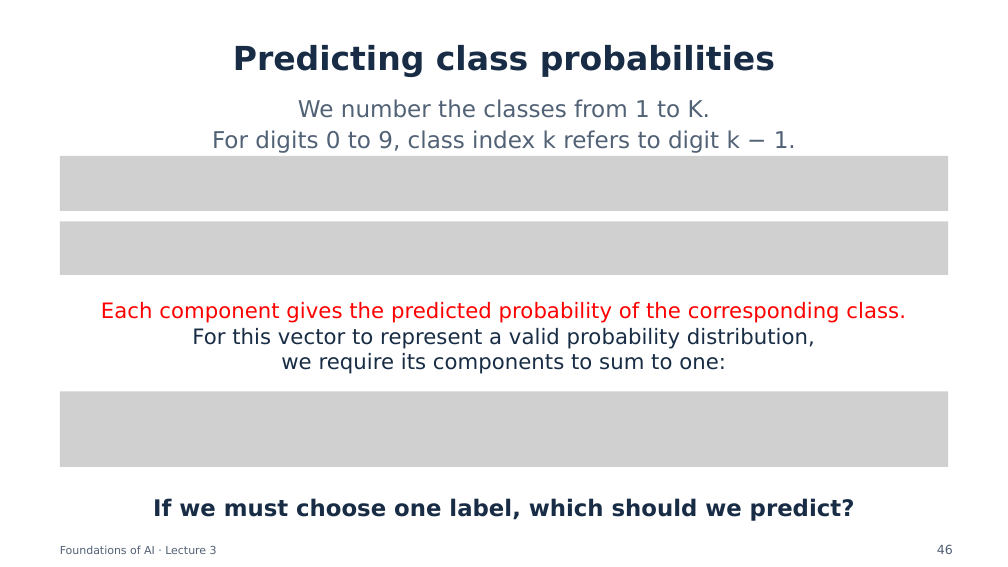
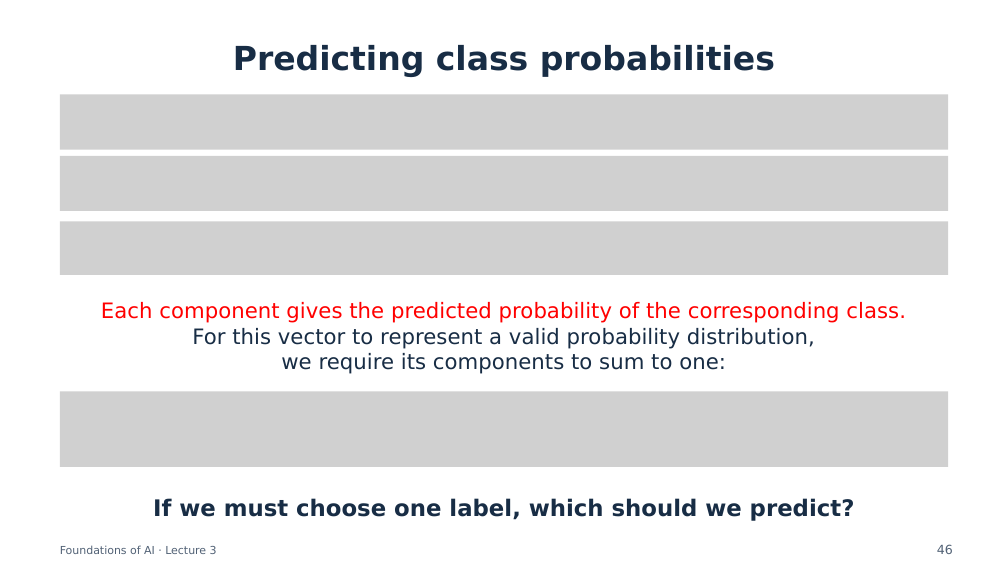
Before and after one commit to semtm0051/2026_27, a slide deck: slide 46 of Week_03/Slides/Week_03 - Slides.pptx. Drawn at 1008x567 pixels with LibreOffice and Linux fonts; fonts in the diff are those of the drawing; grey boxes stand for pictures. Boxes give left, top, right and bottom in pixels: in the first picture for what was removed or moved away, otherwise in the second. Text is boxed around its words. In the diff, an @@ line names an element or a change of style, - is before the commit and + after.

```diff
--- a/Week_03/Slides/Week_03 - Slides.pptx
+++ b/Week_03/Slides/Week_03 - Slides.pptx
@@ picture added at [60,95,948,150] @@
@@ text removed at [212,99,796,153] @@
-We number the classes from 1 to K.
-For digits 0 to 9, class index k refers to digit k − 1.
```
Also in this commit, not shown: 2 other slides changed, 1 other file.
